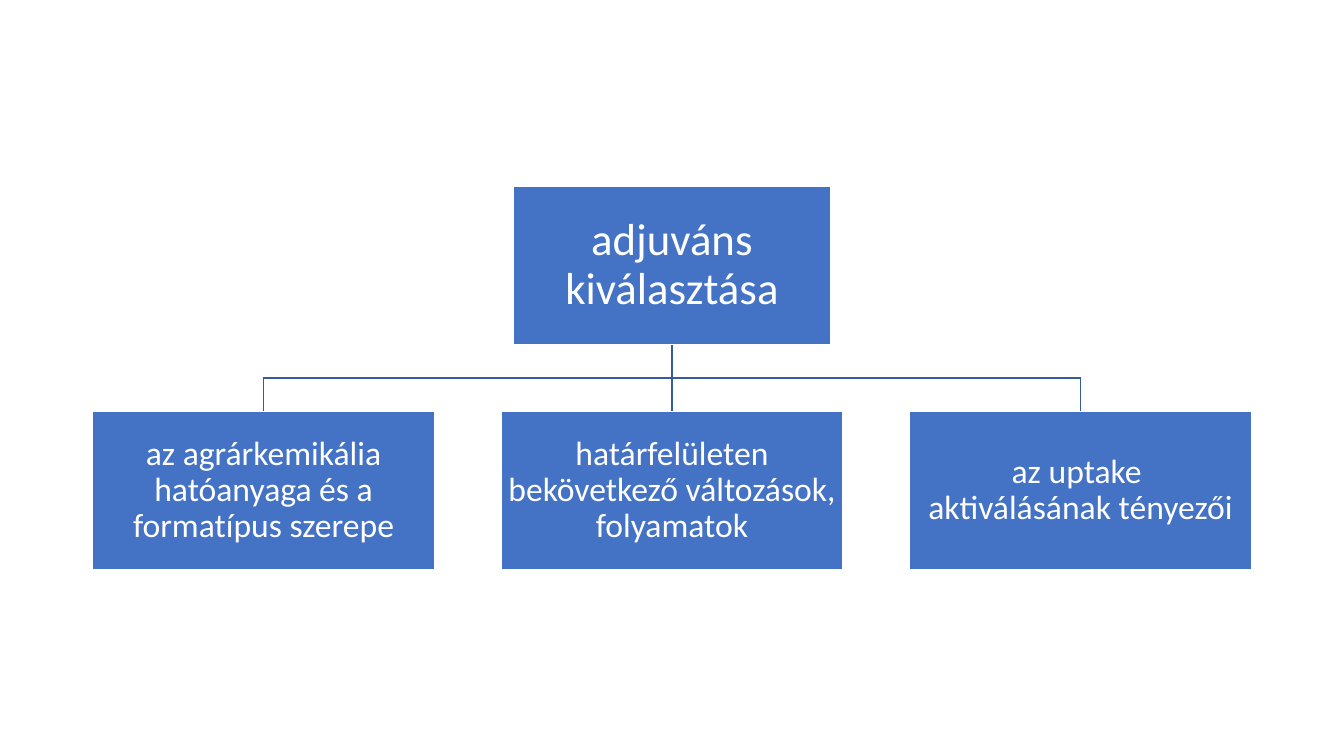
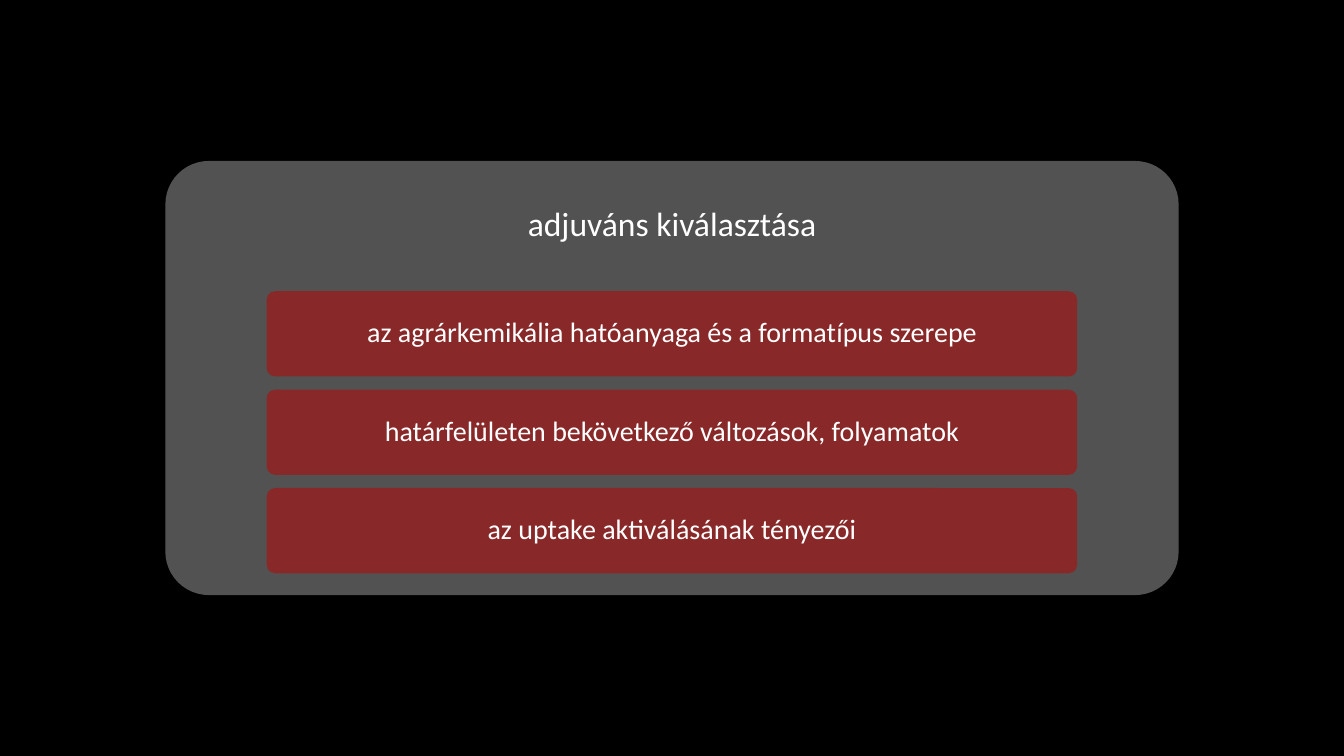
Before and after one commit to LilianaBohus/chemistry-presenations, a slide deck: slide 4 of adjuvants.pptx (slide 5 before the commit). Drawn at 1344x756 pixels with LibreOffice and Linux fonts; fonts in the diff are those of the drawing; background and template pictures are left out. Boxes give left, top, right and bottom in pixels: in the first picture for what was removed or moved away, otherwise in the second. Text is boxed around its words. In the diff, an @@ line names an element or a change of style, - is before the commit and + after.

```diff
--- a/adjuvants.pptx
+++ b/adjuvants.pptx
@@ background #FFFFFF to picture (left out) @@
@@ text "adjuváns kiválasztása": place and size @@
-text "adjuváns kiválasztása" at (565,224,778,305)
+text "adjuváns kiválasztása" at (528,212,816,242)
@@ text "adjuváns kiválasztása" at (528,212,816,242): size 32 to 24 pt; less space between paragraphs @@
@@ size 24 to 20 pt; less space between paragraphs in 3 elements at (385,421,959,446), (488,519,856,544), (367,322,977,347) @@
@@ text "az agrárkemikália hatóanyaga és a ...": place and size @@
-text "az agrárkemikália hatóanyaga és a ..." at (133,441,394,543)
+text "az agrárkemikália hatóanyaga és a ..." at (367,322,977,347)
@@ text "határfelületen bekövetkező változások, folyamatok": place and size @@
-text "határfelületen bekövetkező változások, folyamatok" at (508,441,836,543)
+text "határfelületen bekövetkező változások, folyamatok" at (385,421,959,446)
@@ group removed at (93,187,1251,570): 4 rectangles, 3 freeform shapes @@
@@ group added at (165,161,1179,596): 4 rounded rectangles @@
@@ text "az uptake aktiválásának tényezői": place and size @@
-text "az uptake aktiválásának tényezői" at (928,459,1233,525)
+text "az uptake aktiválásának tényezői" at (488,519,856,544)
```
Also in this commit, not shown: 4 other slides changed, 2 slides added, 1 slide removed.
